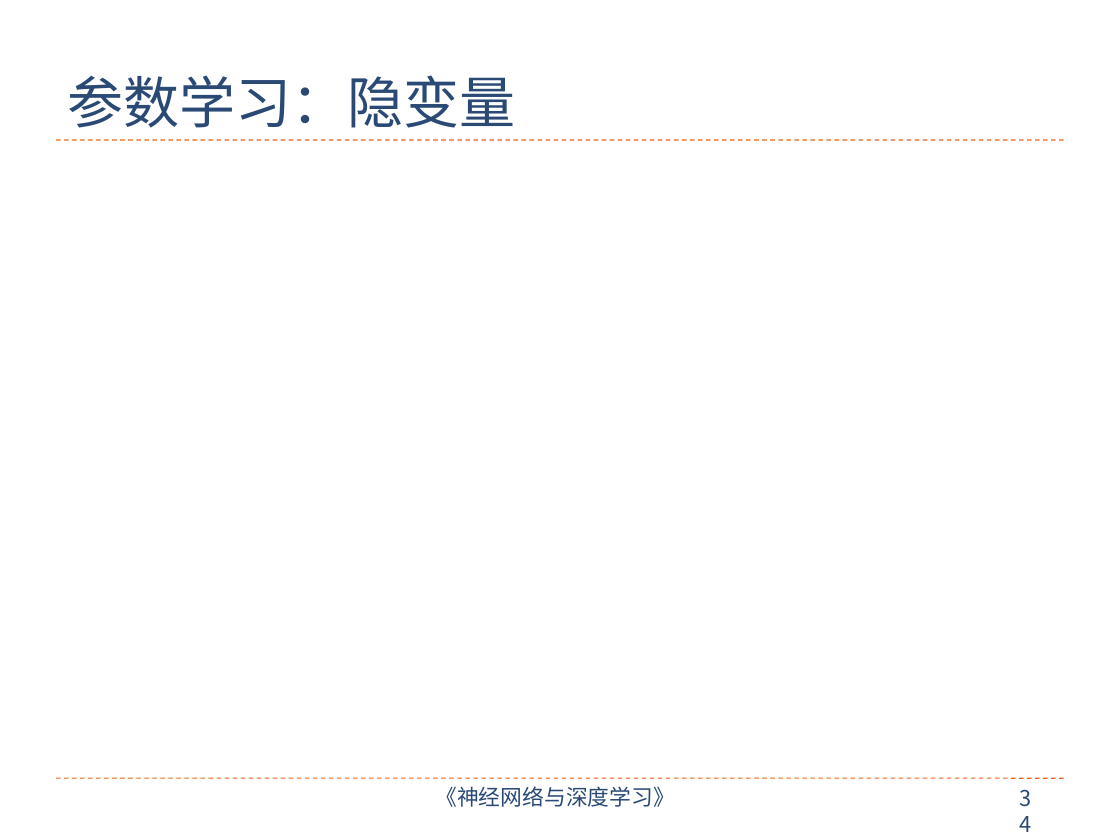
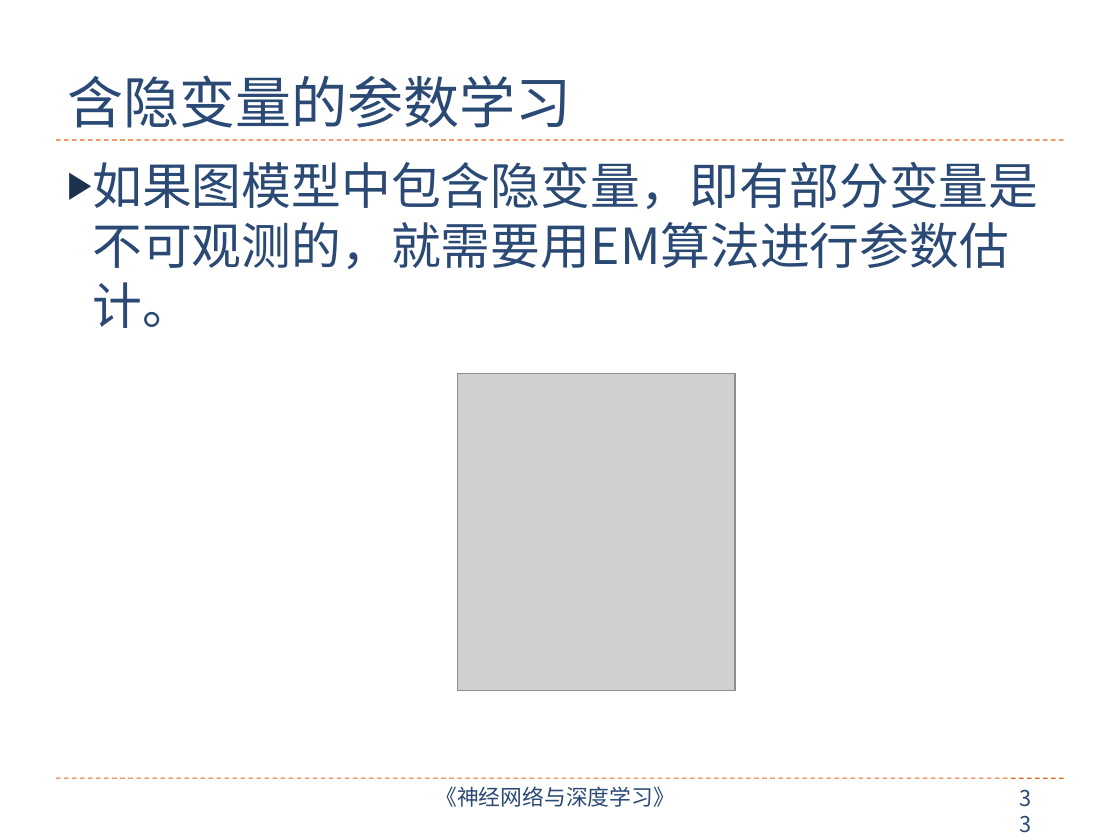
Before and after one commit to nndl/nndl.github.io, a slide deck: slide 33 of ppt/chap-概率图模型.pptx (slide 34 before the commit). Drawn at 1120x840 pixels with LibreOffice and Linux fonts; fonts in the diff are those of the drawing; grey boxes stand for pictures. Boxes give left, top, right and bottom in pixels: in the first picture for what was removed or moved away, otherwise in the second. Text is boxed around its words. In the diff, an @@ line names an element or a change of style, - is before the commit and + after.

```diff
--- a/ppt/chap-概率图模型.pptx
+++ b/ppt/chap-概率图模型.pptx
@@ title at (x1=67, y1=75, x2=571, y2=128): text changed @@
-参数学习：隐变量
+含隐变量的参数学习
@@ text added at (x1=92, y1=162, x2=1038, y2=328), 32 pt, text #2A4A75 @@
+▶ 如果图模型中包含隐变量，即有部分变量是不可观测的，就需要用EM算法进行参数估计。
@@ picture added at (x1=457, y1=373, x2=735, y2=690) @@
@@ page number at (x1=1008, y1=780, x2=1054, y2=818): text changed @@
-34
+33
```
Also in this commit, not shown: 7 other slides changed, 13 slides added, 4 slides removed, 3 other files.
